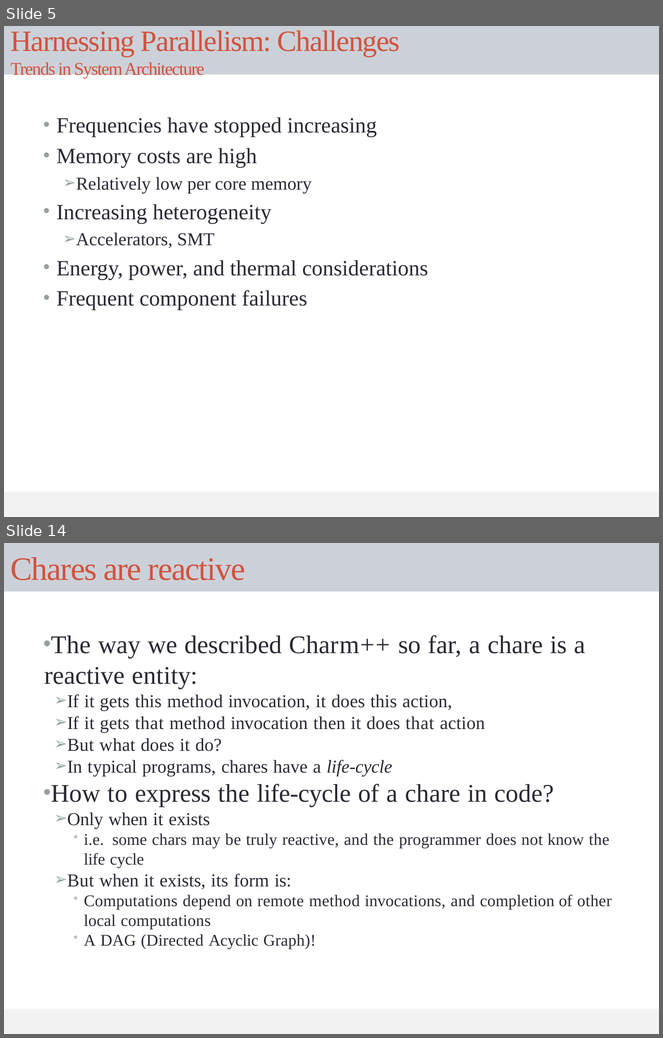
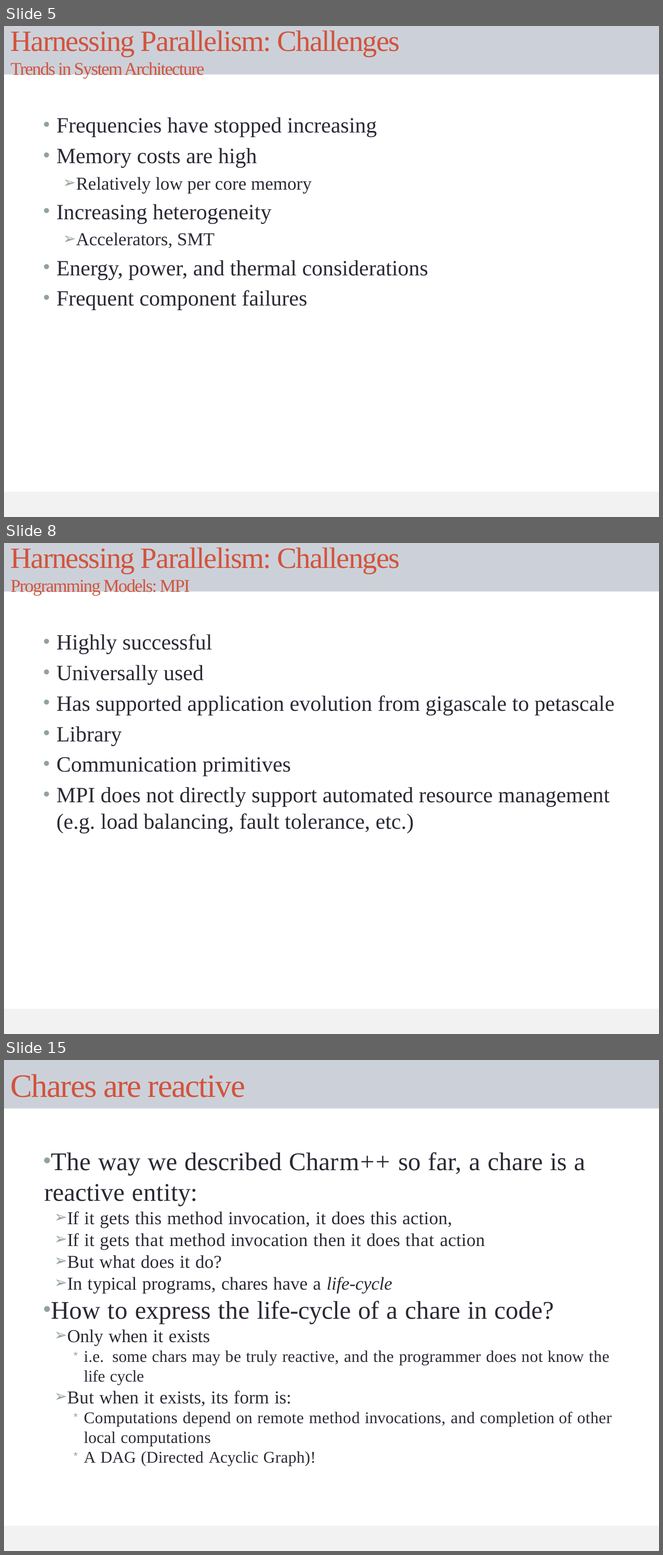
Before and after one commit to UIUC-PPL/charm_tutorial, a slide deck: tutorial.pptx. Shown one above the other, each under a label of ours: slides 5 and 14 before the commit, slides 5, 8 and 15 after it; the slides between them are not shown. The pictures are 663x1038 and 663x1555 pixels, drawn with LibreOffice and Linux fonts; fonts in the diff are those of the drawing. Boxes give left, top, right and bottom in pixels: in the first picture for what was removed or moved away, otherwise in the second. Text is boxed around its words. In the diff, an @@ line names an element or a change of style, - is before the commit and + after.

```diff
--- a/tutorial.pptx
+++ b/tutorial.pptx
@@ slide 8 added at bbox=[4, 543, 659, 1034], background #FFFFFF; not listed: 1 template element that a slide beside it also shows @@
@@ title added at bbox=[4, 543, 659, 591], fill #CCD1D9, 32.4 pt, text #D2533C @@
+Harnessing Parallelism: Challenges
+Programming Models: MPI
@@ text added at bbox=[57, 634, 615, 834], 24 pt, text #292934 @@
+• Highly successful
+• Universally used
+• Has supported application evolution from gigascale to petascale
+• Library
+• Communication primitives
+• MPI does not directly support automated resource management (e.g. load balancing, fault tolerance, etc.)
@@ what was slide 14 is now slide 15 @@
```
Also in this commit, not shown: 2 slides changed, 4 other slides added, 4 slides removed.
